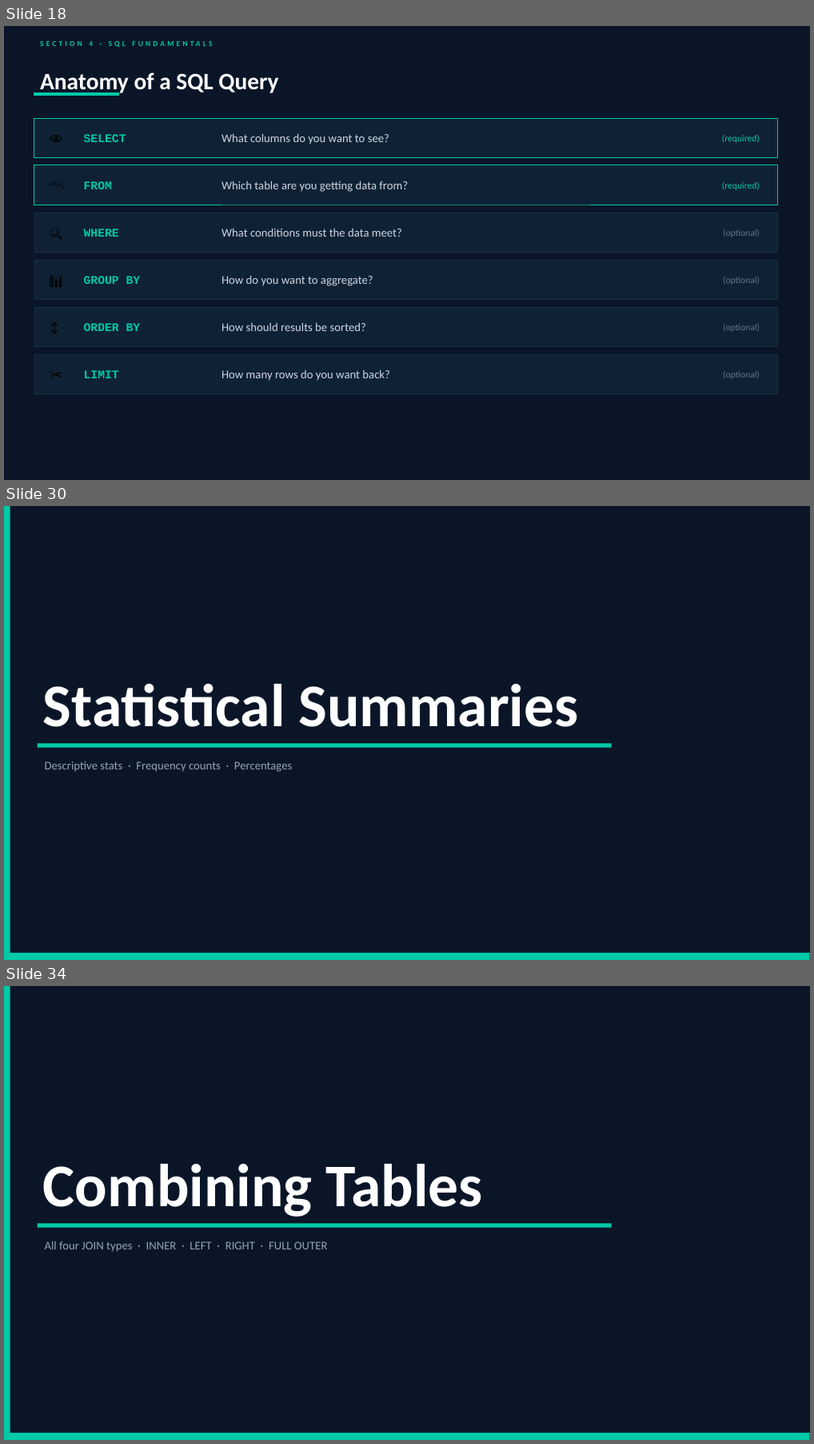
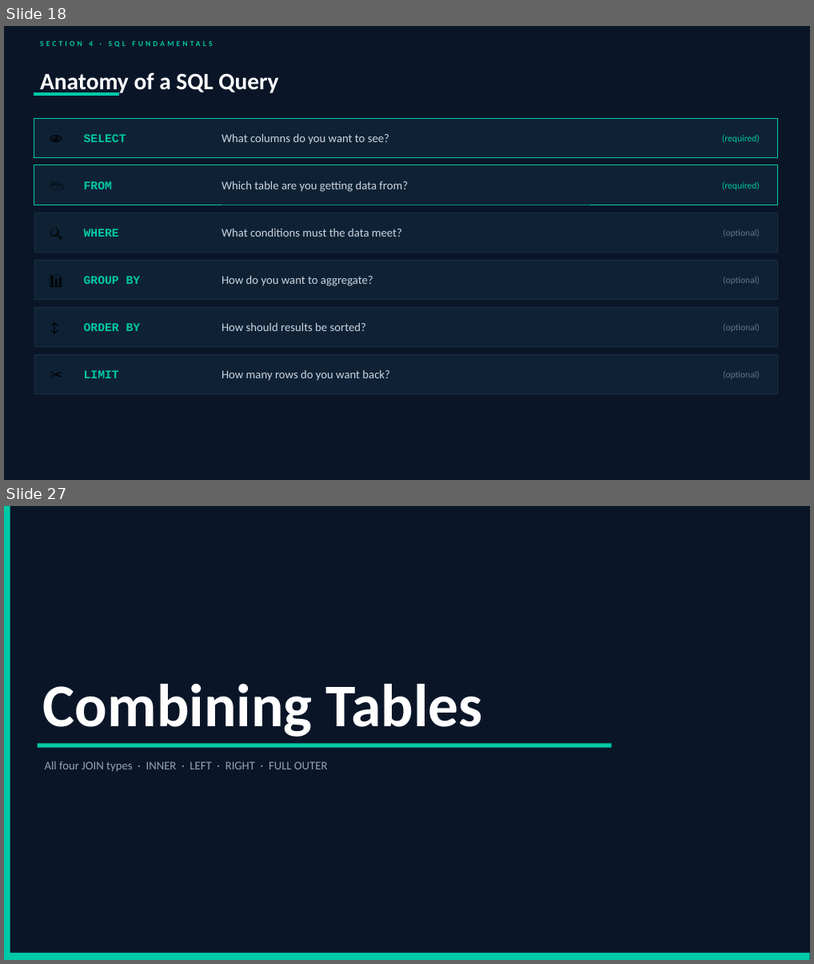
Before and after one commit to rachellvinculado/sql-seminar-nsm2026, a slide deck: SQL_Seminar_Deck_102026.pptx. Shown one above the other, each under a label of ours: slides 18, 30 and 34 before the commit, slides 18 and 27 after it; the slides between them are not shown. The pictures are 814x1444 and 814x964 pixels, drawn with LibreOffice and Linux fonts; fonts in the diff are those of the drawing. Boxes give left, top, right and bottom in pixels: in the first picture for what was removed or moved away, otherwise in the second. Text is boxed around its words. In the diff, an @@ line names an element or a change of style, - is before the commit and + after.

```diff
--- a/SQL_Seminar_Deck_102026.pptx
+++ b/SQL_Seminar_Deck_102026.pptx
@@ slide 30 removed at (x1=4, y1=506, x2=810, y2=960), background #060E1A @@
@@ rectangle removed at (x1=4, y1=506, x2=810, y2=960) @@
@@ rectangle removed at (x1=4, y1=506, x2=10, y2=960) @@
@@ text removed at (x1=43, y1=684, x2=579, y2=727) @@
-Statistical Summaries
@@ rectangle removed at (x1=38, y1=743, x2=612, y2=748) @@
@@ text removed at (x1=45, y1=761, x2=292, y2=772) @@
-Descriptive stats · Frequency counts · Percentages
@@ rectangle removed at (x1=4, y1=952, x2=810, y2=960) @@
@@ what was slide 34 is now slide 27 @@
```
Also in this commit, not shown: 18 slides changed, 6 other slides removed, 1 other file.
